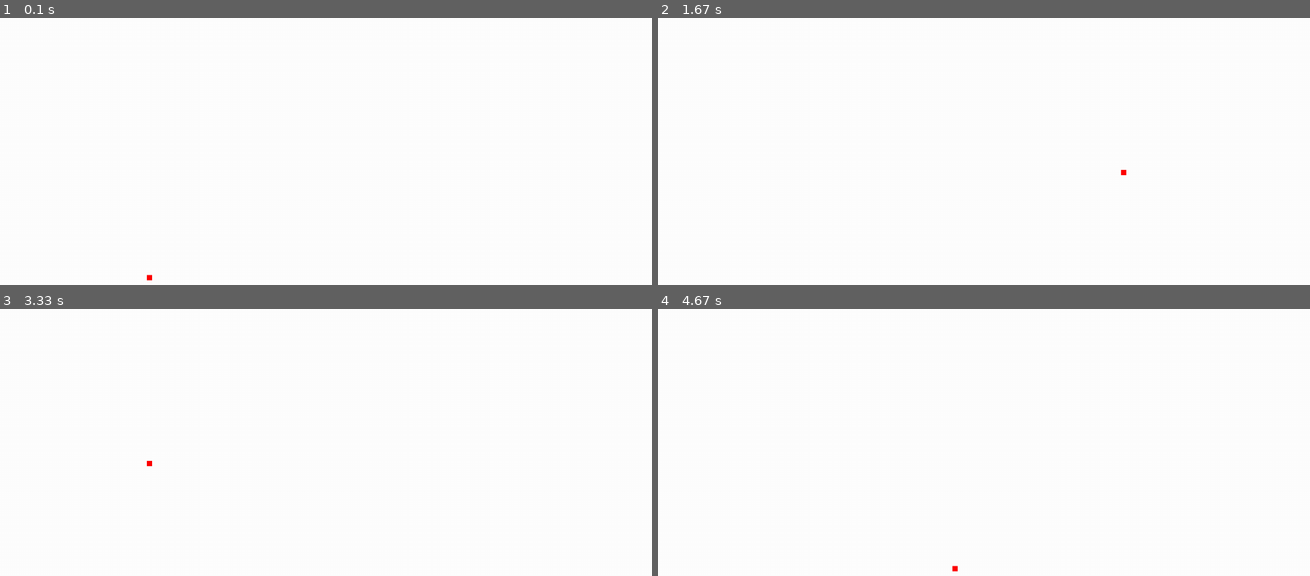
Above: before the commit, frames 1-4 (two rows, left to right).
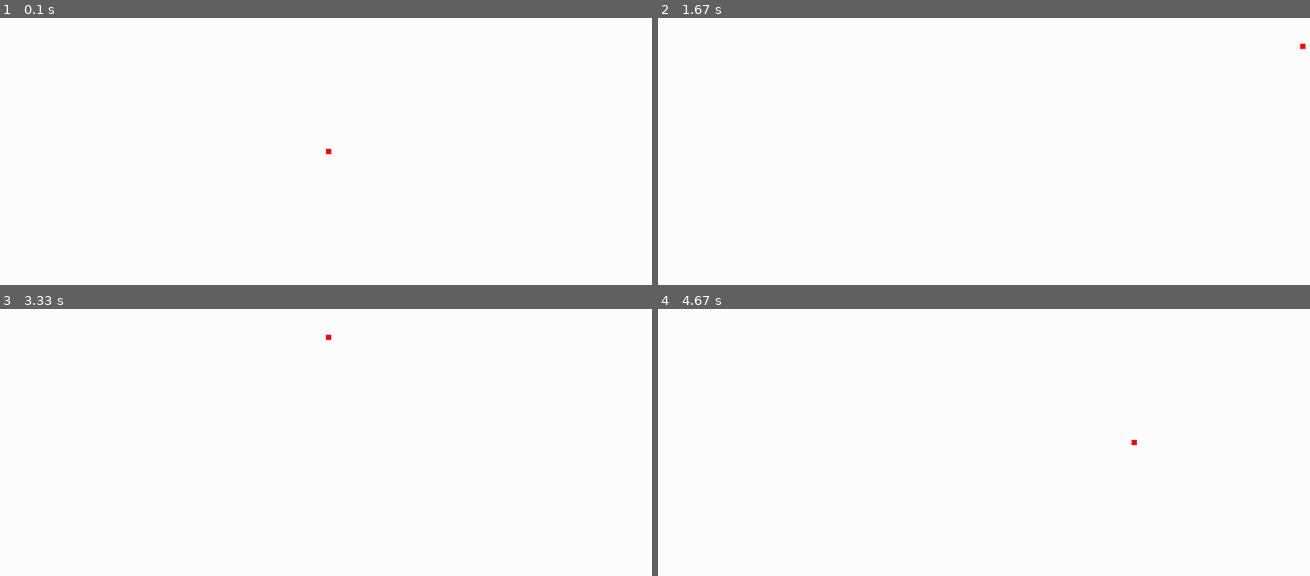
Above: after the commit, the same moments.

Repository: manan-goel-1999/PyGame1
Game: pygame game, started from 3.py
Same seed, same stepped clock (60 frames per second), same inputs: the game is played once before the commit and once after it.
Inputs:
- Up to frame 1 (0.1 s): no input
- Up to frame 2 (1.67 s): hold Right 0.33-0.8 s; hold Up 0.83-1.13 s; hold Right 1.17-1.63 s
- Up to frame 3 (3.33 s): hold Left 1.67-2.2 s; hold Down 2.23-2.53 s; hold Left 2.57-2.97 s; hold Up from 3 s (still down)
- Up to frame 4 (4.67 s): release Up at 3.37 s; hold Right 3.4-4.03 s; hold Down 4.07-4.43 s; hold Left from 4.47 s (still down)

The runs differ from the first frame. In frame 1, less than 0.1% of the frame differs, in the area x 22-51%, y 49-99%; in frame 2, less than 0.1%, in the area x 70-100%, y 9-60%; in frame 3, less than 0.1%; in frame 4, less than 0.1%.

Commit message:
Update to 3

Diff:
--- a/3.py
+++ b/3.py
@@ -1,7 +1,9 @@
 import pygame
 pygame.init()
 #Make Surface and give name to it
-gameDisplay = pygame.display.set_mode((1280,720))
+displayheight = 720
+displaywidth = 1280
+gameDisplay = pygame.display.set_mode((displaywidth,displayheight))
 pygame.display.set_caption('Slither')
 pygame.display.update()
 
@@ -13,8 +15,8 @@
 #give color as a tuple in order RGB
 
 
-x_coordinate = 300
-y_coordinate = 600
+x_coordinate = displaywidth/2
+y_coordinate = displayheight/2
 x_coordinate_change = 0
 y_coordinate_change = 0
 
@@ -55,14 +57,14 @@
     x_coordinate += x_coordinate_change
     y_coordinate += y_coordinate_change
 
-    if x_coordinate > 1280:
+    if x_coordinate > displaywidth:
         x_coordinate = 0
     if  x_coordinate < 0:
-        x_coordinate = 1280
-    if y_coordinate > 720:
+        x_coordinate = displaywidth
+    if y_coordinate > displayheight:
         y_coordinate = 0
     if y_coordinate < 0:
-        y_coordinate = 720
+        y_coordinate = displayheight
     gameDisplay.fill(white)
 
 
